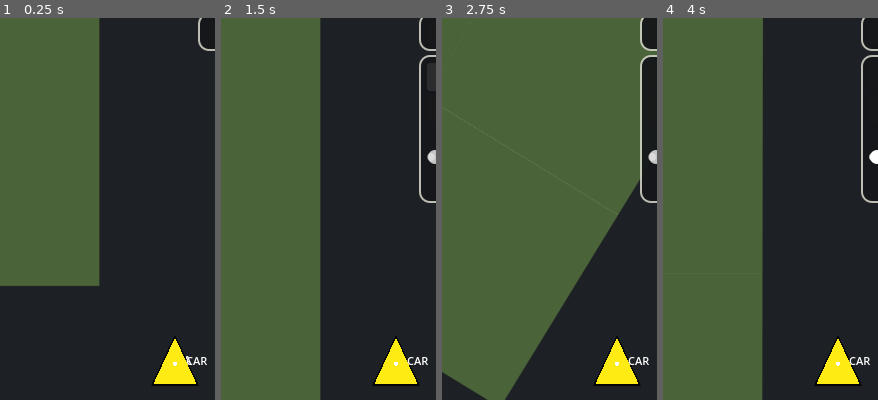
Above: before the commit, frames 1-4 (left to right).
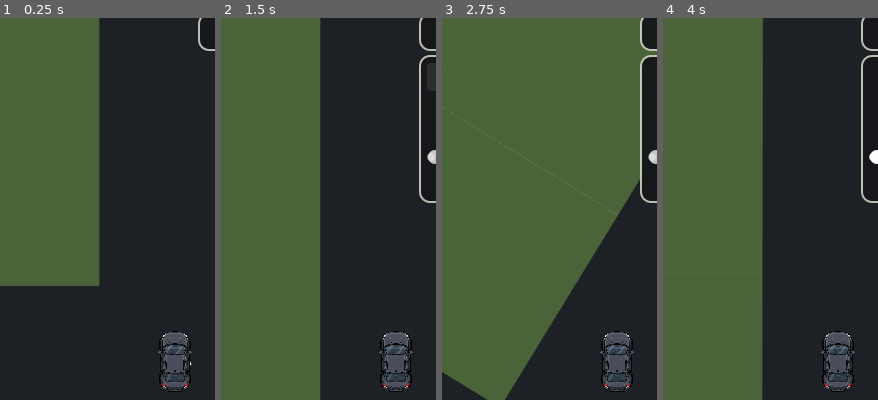
Above: after the commit, the same moments.

Repository: patrickcallahancomedy/comedian
Game: Godot game, scene res://scenes/drive/grid_world_prototype.tscn
Two runs of this game, one before a commit and one after it. Both use one fixed random seed, a clock stepped at 60 frames per second and the inputs below. This scene is started directly instead of the project's main scene.
Inputs (mouse positions are % of the whole screen's width and height, from its top left):
- Up to frame 1 (0.25 s): no input
- Up to frame 2 (1.5 s): click "DRIVE" at 0.5 s; click "RUN" at 1.25 s
- Up to frame 3 (2.75 s): tap Enter (ui_accept) at 2, 2.27 s; move the mouse to (72, 45) at 2.02 s; hold Right from 2.03 s (still down); tap Space at 2.1 s; click (72, 45) at 2.17 s
- Up to frame 4 (4 s): release Right at 2.75 s; drag from (30, 55) to (45, 70) at 2.77 s; move the mouse to (60, 28) at 3.52 s; hold Right from 3.53 s (still down); tap Space at 3.6 s
The pictures show only the part of the screen within x 9-59%, y 10-60%; the shares and areas given below are measured in that part.

The runs differ from the first frame. In frame 1, 2.3% of the frame differs, in the area x 70-97%, y 81-98%; in frame 2, 2.3%; in frame 3, 2.3%; in frame 4, 2.3%.

Commit message:
Restyle highway and restore player car

Diff:
--- a/godot/scripts/drive/grid_world_debug_car.gd
+++ b/godot/scripts/drive/grid_world_debug_car.gd
@@ -1,12 +1,12 @@
 extends Control
+
+const PLAYER_CAR_TEXTURE = preload("res://assets/car/player_car_top.png")
 
 const BASE_SPEED := 25.0
 const SPEED_MULTIPLIERS := [1.0, 2.0, 3.0, 4.0, 5.0, 6.0, 7.0, 8.0, 9.0, 10.0]
 const SPEED_LABELS := ["1×", "2×", "3×", "4×", "5×", "6×", "7×", "8×", "9×", "10×"]
-const CAR_COLOR := Color(1.0, 0.92, 0.08)
-const CAR_OUTLINE := Color(0.02, 0.02, 0.02)
-const CAR_RADIUS := 8.0
-const DRIVE_VIEW_CAR_RADIUS := 24.0
+const CAR_HEIGHT := 18.0
+const DRIVE_VIEW_CAR_HEIGHT := 64.0
 const LANE_MERGE_DISTANCE := 40.0
 
 var route: Array = []
@@ -118,14 +118,14 @@
 		if map.drive_camera_enabled
 		else map.world_to_screen(_display_world_position())
 	)
-	var radius: float = (
-		DRIVE_VIEW_CAR_RADIUS
+	var car_height := (
+		DRIVE_VIEW_CAR_HEIGHT
 		if (
 			map.drive_camera_enabled
 			and not map.show_whole_map
 			and not map.zoom_map_enabled
 		)
-		else CAR_RADIUS
+		else CAR_HEIGHT
 	)
 
 	var car_rotation := 0.0
@@ -134,37 +134,17 @@
 		if forward.length_squared() > 0.0001:
 			car_rotation = Vector2.UP.angle_to(forward)
 
-	var nose_offset := Vector2(0.0, -radius - 3.0).rotated(car_rotation)
-	var left_offset := Vector2(-radius, radius).rotated(car_rotation)
-	var right_offset := Vector2(radius, radius).rotated(car_rotation)
-	draw_colored_polygon(
-		PackedVector2Array([
-			screen + nose_offset,
-			screen + left_offset,
-			screen + right_offset,
-		]),
-		CAR_OUTLINE
-	)
-	draw_colored_polygon(
-		PackedVector2Array([
-			screen + Vector2(0.0, -radius).rotated(car_rotation),
-			screen + Vector2(-radius + 2.5, radius - 2.0).rotated(car_rotation),
-			screen + Vector2(radius - 2.5, radius - 2.0).rotated(car_rotation),
-		]),
-		CAR_COLOR
-	)
-	draw_circle(screen + Vector2(0.0, 2.0), 2.0, Color.WHITE)
-
-	var font := get_theme_default_font()
-	draw_string(
-		font,
-		screen + Vector2(11.0, 4.0),
-		"CAR",
-		HORIZONTAL_ALIGNMENT_LEFT,
-		30.0,
-		11,
-		Color.WHITE
-	)
+	var texture_size := PLAYER_CAR_TEXTURE.get_size()
+	var aspect := texture_size.x / maxf(texture_size.y, 1.0)
+	var car_size := Vector2(car_height * aspect, car_height)
+
+	draw_set_transform(screen, car_rotation, Vector2.ONE)
+	draw_texture_rect(
+		PLAYER_CAR_TEXTURE,
+		Rect2(-car_size * 0.5, car_size),
+		false
+	)
+	draw_set_transform(Vector2.ZERO, 0.0, Vector2.ONE)
 
 
 func _display_world_position() -> Vector2:
--- a/godot/scripts/drive/grid_world_map.gd
+++ b/godot/scripts/drive/grid_world_map.gd
@@ -15,6 +15,9 @@
 const RAMP_COLOR := ROAD_COLOR
 const ON_RAMP_COLOR := ROAD_COLOR
 const HIGHWAY_COLOR := ROAD_COLOR
+const HIGHWAY_LANE_MARKER := Color(0.92, 0.92, 0.90, 0.96)
+const HIGHWAY_EDGE_WHITE := Color(0.96, 0.96, 0.94, 0.98)
+const HIGHWAY_EDGE_YELLOW := Color(0.96, 0.72, 0.18, 0.98)
 
 const HOME_COLOR := Color(0.18, 0.52, 0.98)
 const VENUE_COLOR := Color(0.84, 0.39, 0.19)
@@ -31,6 +34,9 @@
 const LEGACY_LOCAL_ROAD_RATIO := 13.0 / 80.0
 const LOCAL_ROAD_WIDTH_WORLD := 5.0
 const HIGHWAY_LANE_FILL_RATIO := 1.0
+const HIGHWAY_MARKING_WIDTH_WORLD := 0.18
+const HIGHWAY_DASH_WORLD := 2.0
+const HIGHWAY_GAP_WORLD := 3.0
 
 @export var world_seed: int = 0
 
@@ -446,28 +452,97 @@
 
 
 func _draw_three_lane_highway(start: Vector2, finish: Vector2) -> void:
-	# Three touching asphalt lanes; auxiliary lanes sit one lane-width outside.
-	var lane_spacing := float(generator.HIGHWAY_LANE_SPACING)
-	var perpendicular := Vector2.ZERO
-	if is_equal_approx(start.y, finish.y):
-		perpendicular = Vector2(0.0, 1.0)
-	else:
-		perpendicular = Vector2(1.0, 0.0)
-
-	for lane_offset in [-lane_spacing, 0.0, lane_spacing]:
-		var offset: Vector2 = perpendicular * float(lane_offset)
+	# Keep the approved 3 x 10-unit highway footprint, but render it like an
+	# actual three-lane one-way road: solid shoulders plus dashed lane lines.
+	var lane_width := float(generator.HIGHWAY_LANE_SPACING)
+	var corridor_width := lane_width * 3.0
+	var center_line_width := maxf(
+		1.0,
+		HIGHWAY_MARKING_WIDTH_WORLD * map_scale
+	)
+
+	draw_line(
+		_world_to_screen(start),
+		_world_to_screen(finish),
+		HIGHWAY_COLOR,
+		maxf(1.0, corridor_width * map_scale),
+		true
+	)
+
+	var travel_direction := (finish - start).normalized()
+	if _highway_travel_sign() < 0:
+		travel_direction *= -1.0
+
+	# Screen/world coordinates use +Y downward, so this is the visual left
+	# side of the road relative to legal travel direction.
+	var left_normal := Vector2(
+		travel_direction.y,
+		-travel_direction.x
+	)
+	var right_normal := -left_normal
+	var shoulder_offset := corridor_width * 0.5
+
+	draw_line(
+		_world_to_screen(start + left_normal * shoulder_offset),
+		_world_to_screen(finish + left_normal * shoulder_offset),
+		HIGHWAY_EDGE_YELLOW,
+		center_line_width,
+		true
+	)
+	draw_line(
+		_world_to_screen(start + right_normal * shoulder_offset),
+		_world_to_screen(finish + right_normal * shoulder_offset),
+		HIGHWAY_EDGE_WHITE,
+		center_line_width,
+		true
+	)
+
+	# Lane boundaries sit halfway between the three lane centers.
+	for boundary_offset in [-lane_width * 0.5, lane_width * 0.5]:
+		_draw_dashed_highway_line(
+			start + left_normal * boundary_offset,
+			finish + left_normal * boundary_offset,
+			HIGHWAY_LANE_MARKER,
+			center_line_width
+		)
+
+
+func _draw_dashed_highway_line(
+	start: Vector2,
+	finish: Vector2,
+	color: Color,
+	screen_width: float
+) -> void:
+	var delta := finish - start
+	var length := delta.length()
+	if length <= 0.001:
+		return
+
+	var direction := delta / length
+	var stride := HIGHWAY_DASH_WORLD + HIGHWAY_GAP_WORLD
+	var cursor := 0.0
+
+	while cursor < length:
+		var dash_end := minf(cursor + HIGHWAY_DASH_WORLD, length)
 		draw_line(
-			_world_to_screen(start + offset),
-			_world_to_screen(finish + offset),
-			HIGHWAY_COLOR,
-			maxf(
-				1.0,
-				float(generator.HIGHWAY_LANE_SPACING)
-				* HIGHWAY_LANE_FILL_RATIO
-				* map_scale
-			),
+			_world_to_screen(start + direction * cursor),
+			_world_to_screen(start + direction * dash_end),
+			color,
+			screen_width,
 			true
 		)
+		cursor += stride
+
+
+func _highway_travel_sign() -> int:
+	var neighborhood_center := Vector2(
+		generator.neighborhood_rect.get_center()
+	)
+	var city_center := Vector2(generator.city_rect.get_center())
+
+	if _highway_is_horizontal():
+		return 1 if city_center.x >= neighborhood_center.x else -1
+	return 1 if city_center.y >= neighborhood_center.y else -1
 
 
 func _draw_auxiliary_merge_nodes() -> void:
